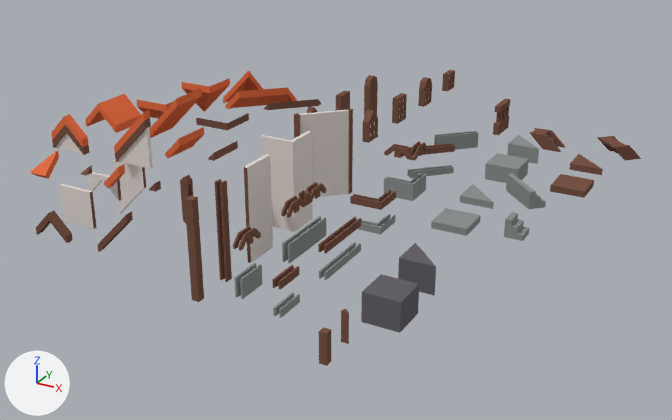
The Blender file Exterior/exterior_atoms.blend: old version first, new version second.
Both versions are drawn from a 50 mm camera at (10.61, -21.89, 10.16) aimed at (-1.2, -0.41, -0.57). The lights are fixed; the arrows at lower left show +X, +Y and +Z.

Names of what the first picture shows: 'BaseTri_1x1x0.8', 'Base_1x1x0.8', 'Pillar_0.2x0.2x2.5', 'RoofTopOdd_1x1x0.7', 'StoneSlab_1x1x0.5', 'StoneWall_0.2x2x0.5', 'WallFillerTriOdd_1x0.2x0.6', 'WallFillerTri_1x0.2x1.6', 'WallFiller_1x0.2x1', 'WallOct_1.2x1.2x2.5', 'WallTri_1x0.2x1.4', 'WallTurn_1x1x2.5', 'Wall_0.2x1x2.5'.
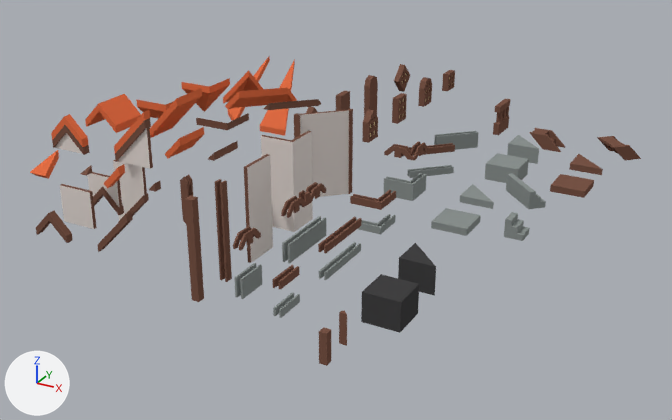
Commit message: Coloring Exterior for Sorcerer Room

Where the change shows, as pixel boxes (x1, y1, x2, y2) in the pictures (672 x 420 px):
'Base_1x1x0.8', recoloured (grey to black): (361, 274, 419, 333) in both
'WallFillerTri_1x0.2x1.6', reshaped: before (113, 160, 146, 215); after (113, 160, 149, 223)
'BaseTri_1x1x0.8', recoloured (grey to black): (398, 243, 436, 296) in both
'WallFillerTriOdd_1x0.2x0.6', reshaped (9% wider, 47% taller): before (87, 172, 121, 201); after (87, 172, 124, 215)
'RoofOctSide_1x1.5x2.2', added (orange): after (260, 59, 295, 136)
'RoofOctTri_1.5x1.5x2.2', added: after (228, 56, 270, 121)
'Window05_0.2x1x1', added: after (394, 64, 410, 92)
part 1 of me_wall_0_2x1x2_5_b, recoloured: (244, 154, 269, 168) in both
part 2 of me_walloct_1_2x1_2x2_5_b, recoloured: (299, 110, 349, 115) in both
part 3 of me_wallturn_1x1x2_5_b, recoloured: (262, 131, 311, 142) in both
part 4 of me_walltri_1x0_2x1_4_b, recoloured: (147, 127, 153, 169) in both
part 5 of me_wallfillertri_1x0_2x1_6_b, built on: before (113, 161, 146, 215); after (113, 161, 149, 223)
part 6 of me_wallfiller_1x0_2x1_b, recoloured: (61, 184, 91, 192) in both
part 7 of me_wallfillertriodd_1x0_2x0_6_b, built on: before (89, 173, 121, 201); after (89, 173, 124, 215)

Patch to the scene script:
```diff
--- a/Exterior/exterior_atoms.blend.py
+++ b/Exterior/exterior_atoms.blend.py
@@ mat_stonedark @@
 mat_stonedark = diffuse_material('StoneDark')
-mat_stonedark.base_color = (0.138, 0.13, 0.147)  # dark grey #68656b
+mat_stonedark.base_color = (0.057, 0.0563, 0.0578)  # black #444344
@@ me_wall_0_2x1x2_5_b @@
 me_wall_0_2x1x2_5_b.from_pydata(...)  # 8 vertices, 6 faces; spans x -0.15..-0.05, y 0.0..1.0, z 0.0..2.5
+# me_wall_0_2x1x2_5_b part 1: the 1 face centred in x -0.1, y 0.5, z 2.5 switches from mat_wall (white #e5dcd7) to mat_wood (brown #795547)
 me_wall_0_2x1x2_5_b.materials.append(mat_wall)
@@ me_walloct_1_2x1_2x2_5_b @@
 me_walloct_1_2x1_2x2_5_b.from_pydata(...)  # 24 vertices, 24 faces; spans x -0.2..1.0, y 0.0..1.2, z 0.0..2.5
+# me_walloct_1_2x1_2x2_5_b part 2: the 1 face centred in x 0.43, y 0.57, z 2.5 switches from mat_wall (white #e5dcd7) to mat_wood (brown #795547)
 me_walloct_1_2x1_2x2_5_b.materials.append(mat_wood)
@@ me_wallturn_1x1x2_5_b @@
 me_wallturn_1x1x2_5_b.from_pydata(...)  # 12 vertices, 10 faces; spans x -1.0..-0.05, y 0.05..1.0, z 0.0..2.5
+# me_wallturn_1x1x2_5_b part 3: all 2 faces centred in x -0.55..-0.1, y 0.1..0.55, z 2.5 switch from mat_wall (white #e5dcd7) to mat_wood (brown #795547)
 me_wallturn_1x1x2_5_b.materials.append(mat_stone)
@@ me_walltri_1x0_2x1_4_b @@
 me_walltri_1x0_2x1_4_b.from_pydata(...)  # 18 vertices, 15 faces; spans x -1.0..0.0, y -0.2..0.0, z 0.0..1.4
+# me_walltri_1x0_2x1_4_b part 4: the 1 face centred in x 0.0, y -0.1, z 0.5 switches from mat_wall (white #e5dcd7) to mat_wood (brown #795547)
 me_walltri_1x0_2x1_4_b.materials.append(mat_wall)
@@ me_wallfillertri_1x0_2x1_6_b @@
 me_wallfillertri_1x0_2x1_6_b.from_pydata(...)  # 8 vertices, 6 faces; spans x -1.0..0.0, y -0.15..-0.05, z -1.6..0.0
 # verts and faces of me_wallfillertri_1x0_2x1_6_b; kept vertices keep their numbers, new ones are numbered from 8
+# me_wallfillertri_1x0_2x1_6_b part 5
+delete_faces([(0, 2, 3, 1)])
+for i in [*range(0, 4)]: verts[i] += (0.0, 0.0, -0.2)
+verts[8] = (-1.0, -0.2, -1.8)  # pixel (117, 222)
+verts[9] = (-1.0, -0.2, -2.0)
+verts[10] = (-1.0, 0.0, -1.8)
+verts[11] = (-1.0, 0.0, -2.0)
+for new, old in zip([*range(12, 16)], [*range(8, 12)]): verts[new] = verts[old] + (1.0, 0.0, 1.0)
+faces += [(12, 13, 15, 14), (8, 10, 11, 9), (8, 9, 13, 12), (0, 2, 8, 12), (10, 14, 15, 11), (1, 14, 10, 3)]  # mat_wood (brown #795547)
+faces += [(9, 11, 15, 13)]  # mat_wood (brown #795547)
 me_wallfillertri_1x0_2x1_6_b.materials.append(mat_wall)
@@ me_wallfiller_1x0_2x1_b @@
 me_wallfiller_1x0_2x1_b.from_pydata(...)  # 8 vertices, 6 faces; spans x -1.0..0.0, y -0.15..-0.05, z -1.0..0.0
+# me_wallfiller_1x0_2x1_b part 6: the 1 face centred in x -0.5, y -0.1, z 0.0 switches from mat_wall (white #e5dcd7) to mat_wood (brown #795547)
 me_wallfiller_1x0_2x1_b.materials.append(mat_wall)
@@ me_wallfillertriodd_1x0_2x0_6_b @@
-me_wallfillertriodd_1x0_2x0_6_b.from_pydata(...)  # 10 vertices, 11 faces; spans x -1.0..0.0, y -0.15..-0.05, z -0.6..0.0
+me_wallfillertriodd_1x0_2x0_6_b.from_pydata(...)  # 22 vertices, 21 faces; spans x -1.0..0.0, y -0.2..0.0, z -1.0..0.0
+# me_wallfillertriodd_1x0_2x0_6_b part 7: 6 vertices moved from x -1.0..0.0, y -0.15..-0.05, z -0.6..-0.1 to x -1.0..0.0, y -0.15..-0.05, z -0.8..-0.3; 12 vertices added at x -1.0..0.0, y -0.2..0.0, z -1.0..-0.3
 me_wallfillertriodd_1x0_2x0_6_b.materials.append(mat_wall)
@@ me_roofoctside_1x1_5x2_2_a @@
+me_roofoctside_1x1_5x2_2_a.from_pydata([(0.0, 0.0, 0.0), (1.0, 0.0, 0.0), (0.5, 1.5, 2.0), (1.0, 0.0, 0.2), (0.5, 1.5, 2.2), (0.0, 0.0, 0.2)], [], [(1, 0, 2), (1, 3, 5, 0), (2, 4, 3, 1), (3, 4, 5), (2, 0, 5, 4)])
+me_roofoctside_1x1_5x2_2_a.materials.append(mat_roofred)  # orange #e77046
@@ me_roofocttri_1_5x1_5x2_2_a @@
+me_roofocttri_1_5x1_5x2_2_a.from_pydata([(0.0, 1.0, 0.0), (1.0, 0.0, 0.0), (1.5, 1.5, 2.0), (1.5, 1.5, 2.2), (1.0, 0.0, 0.2), (0.0, 1.0, 0.2)], [], [(1, 4, 5, 0), (1, 0, 2), (4, 3, 5), (2, 3, 4, 1), (2, 0, 5, 3)])
+me_roofocttri_1_5x1_5x2_2_a.materials.append(mat_roofred)  # orange #e77046
@@ ob_roofoctside_1x1_5x2_2 @@
+ob_roofoctside_1x1_5x2_2 = bpy.data.objects.new('RoofOctSide_1x1.5x2.2', me_roofoctside_1x1_5x2_2_a)
+ob_roofoctside_1x1_5x2_2.location = (-6.0, 3.0, 0.0)
@@ ob_roofocttri_1_5x1_5x2_2 @@
+ob_roofocttri_1_5x1_5x2_2 = bpy.data.objects.new('RoofOctTri_1.5x1.5x2.2', me_roofocttri_1_5x1_5x2_2_a)
+ob_roofocttri_1_5x1_5x2_2.location = (-8.0, 3.0, 0.0)
@@ ob_window05_0_2x1x1 @@
+ob_window05_0_2x1x1 = bpy.data.objects.new('Window05_0.2x1x1', me_window05_0_2x1x1_b)  # 66 vertices, 68 faces; spans x -0.2..0.0, y -0.3..0.3, z -0.3..0.3; in mat_wood (brown #795547), mat_windowout (white #c5e7e7), mat_windowin (white #e7e3cf)
+ob_window05_0_2x1x1.location = (-3.0, 8.0, 1.0)
+ob_window05_0_2x1x1.scale = (1.0, 1.67, 1.67)
```
